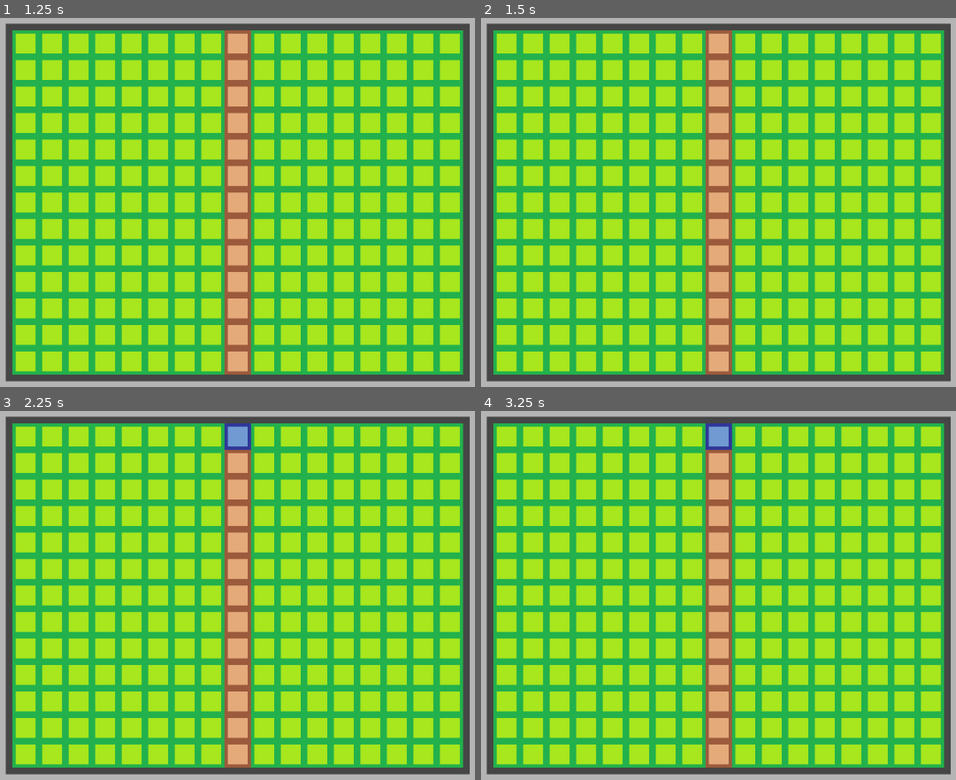
Above: before the commit, frames 1-4 (two rows, left to right).
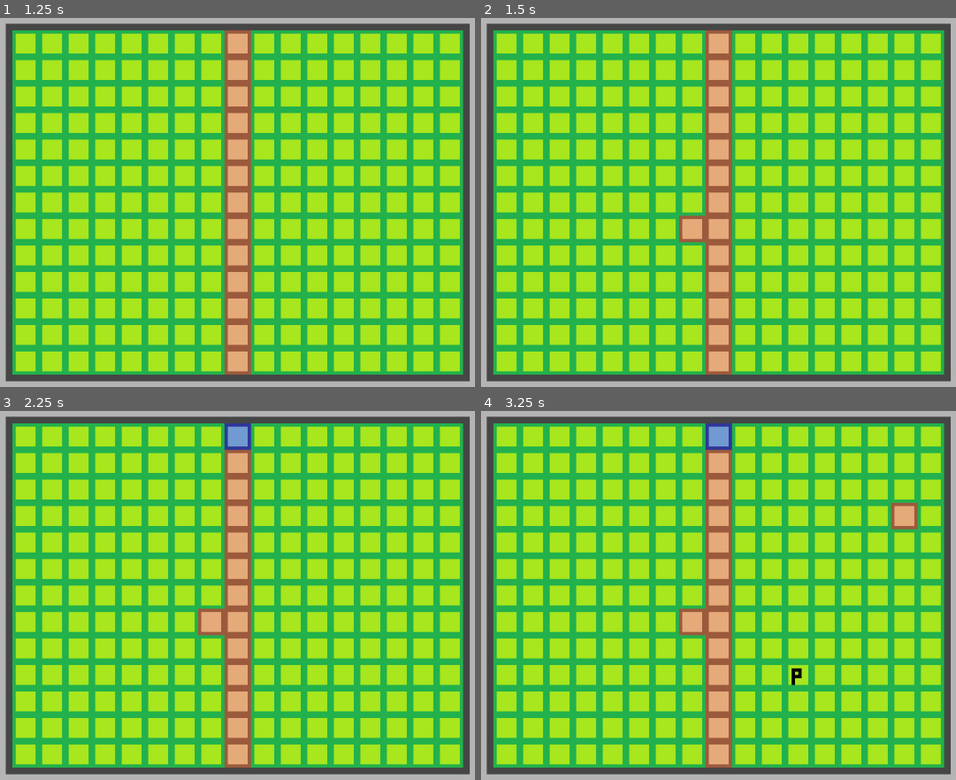
Above: after the commit, the same moments.

Repository: sho16ogura/cs292team5
Game: Godot game, scene res://mainGame.tscn
Same seed, same stepped clock (60 frames per second), same inputs: the game is played once before the commit and once after it.
Inputs (mouse positions are in pixels of both pictures, inside the frame that each line leads up to):
- Up to frame 1 (1.25 s): tap Enter at 0.5 s; move the mouse to (outside the picture) at 0.52 s; click (outside the picture) at 0.6 s
- Up to frame 2 (1.5 s): tap Space at 1.25 s; move the mouse to (680, 220) at 1.27 s; click (680, 220) at 1.35 s
- Up to frame 3 (2.25 s): tap Enter at 2 s; move the mouse to (408, 506) at 2.02 s; tap J (toggle_dig) at 2.1 s
- Up to frame 4 (3.25 s): click (889, 506) at 2.3 s; tap Space at 2.75 s; move the mouse to (785, 676) at 2.77 s; tap H (toggle_pump) at 2.85 s; click (785, 676) at 3.05 s

Frame 1 is identical in both runs. In frame 2, 0.4% of the frame differs, in the area x 41-48%, y 53-61%; in frame 3, 0.4%; in frame 4, 0.9%, in the area x 41-92%, y 24-75%.

Commit message:
further code cleanup

Diff:
--- a/team5project/mainGame.gd
+++ b/team5project/mainGame.gd
@@ -20,15 +20,18 @@
 
 # Called when the node enters the scene tree for the first time.
 func _ready():
-	pass #
+	pass #no function needed here at the moment
 
 # Called every frame. 'delta' is the elapsed time since the previous frame.
 # Go to Project Setting -> Physics -> Common to see number of cycles per second
 func _process(_delta):
 
-	pass #no function needed here at the moment, add code to _on_timer_timeout for pulse related events
-
-func input(_event):
+	pass
+	#no function needed here at the moment
+	#add code to _on_timer_timeout for water pulse related events
+	#add code to _on_pump_timer_timeout for pump pulse related events
+
+func _input(_event):
 
 	#if toggle_dig (J) is pressed, mode change to dig mode
 	if Input.is_action_just_pressed("toggle_dig"):
@@ -192,12 +195,12 @@
 		for x in range(16, 0 , -1):
 			var temp_vec = Vector2i(x, y)
 			if tile_map.get_cell_atlas_coords(ground_layor, temp_vec) == Vector2i(3, 0) and lockout == false:
-				if tile_map.get_cell_atlas_coords(ground_layor, tile_map.get_neighbor_cell(temp_vec, TileSet.CELL_NEIGHBOR_BOTTOM_SIDE)) == Vector2i(1,0) and leftlock == false:
+				if checkIfNeighborIsRiverbed(temp_vec, TileSet.CELL_NEIGHBOR_BOTTOM_SIDE) and leftlock == false:
 					tile_map.set_cell(ground_layor, tile_map.get_neighbor_cell(temp_vec, TileSet.CELL_NEIGHBOR_BOTTOM_SIDE), 0, Vector2i(3,0))
-				elif tile_map.get_cell_atlas_coords(ground_layor, tile_map.get_neighbor_cell(temp_vec, TileSet.CELL_NEIGHBOR_LEFT_SIDE)) == Vector2i(1,0) and leftlock == false:
+				elif checkIfNeighborIsRiverbed(temp_vec, TileSet.CELL_NEIGHBOR_LEFT_SIDE) and leftlock == false:
 					tile_map.set_cell(ground_layor, tile_map.get_neighbor_cell(temp_vec, TileSet.CELL_NEIGHBOR_LEFT_SIDE), 0, Vector2i(3,0))
 					leftlock = true
-				elif tile_map.get_cell_atlas_coords(ground_layor, tile_map.get_neighbor_cell(temp_vec, TileSet.CELL_NEIGHBOR_RIGHT_SIDE)) == Vector2i(1,0):
+				elif checkIfNeighborIsRiverbed(temp_vec, TileSet.CELL_NEIGHBOR_RIGHT_SIDE):
 					tile_map.set_cell(ground_layor, tile_map.get_neighbor_cell(temp_vec, TileSet.CELL_NEIGHBOR_RIGHT_SIDE), 0, Vector2i(3,0))
 			else:
 				leftlock = false
@@ -231,7 +234,15 @@
 	else:
 		return false
 
-#checks if the neighbor of a tile in a specific direction is a river tile
+#checks if the neighbor of a tile in a specific direction is a riverbed
+func checkIfNeighborIsRiverbed(tile, direction):
+	var neighbor = tile_map.get_neighbor_cell(tile, direction)
+	if tile_map.get_cell_atlas_coords(ground_layor, neighbor) == Vector2i(1,0):
+		return true
+	else:
+		return false
+
+#checks if the neighbor of a tile in a specific direction is a river tile (riverbed or water)
 func checkIfNeighborIsRiver(tile, direction):
 	var neighbor = tile_map.get_neighbor_cell(tile, direction)
 	if tile_map.get_cell_atlas_coords(ground_layor, neighbor) == Vector2i(1,0) or \
